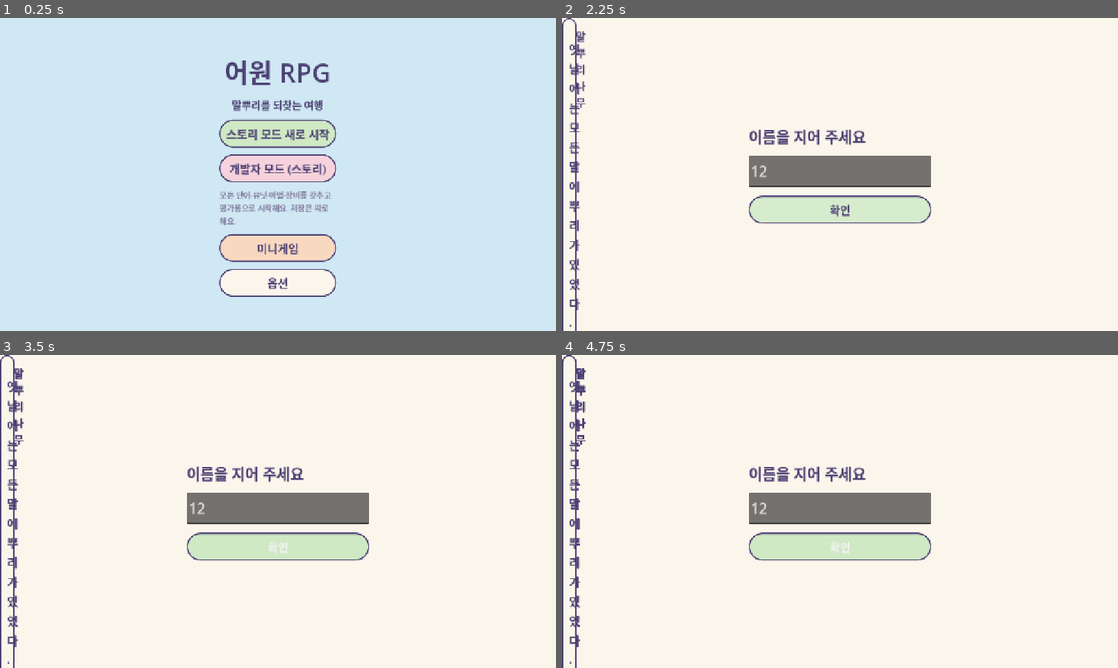
Above: before the commit, frames 1-4 (two rows, left to right).
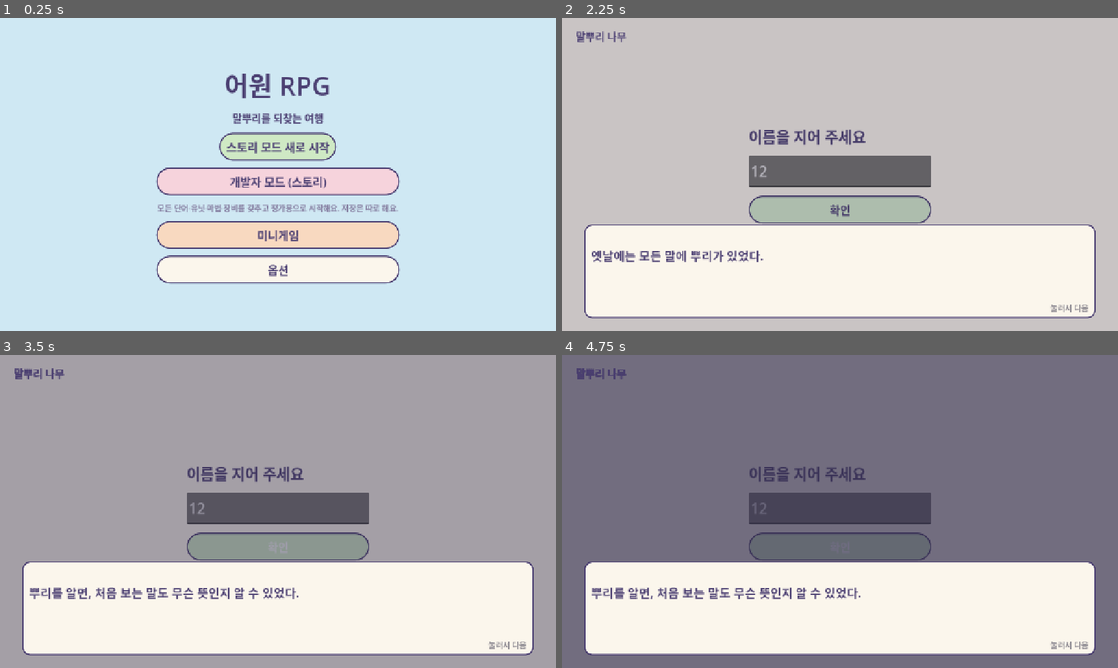
Above: after the commit, the same moments.

Repository: rosymaro/etymology-rpg
Game: Godot game, scene res://src/ui/main.tscn
The game is run twice, just before and just after one commit, with the same random seed, the same clock (stepped at 60 frames per second) and the same inputs.
Inputs (mouse positions are in pixels of both pictures, inside the frame that each line leads up to):
- Up to frame 1 (0.25 s): no input
- Up to frame 2 (2.25 s): click "스토리 모드 새로 시작" at 0.5 s; click (840, 171) at 1.27 s; type "12" at 1.35 s; click "확인" at 2 s
- Up to frame 3 (3.5 s): tap Enter at 2.75 s; move the mouse to (400, 495) at 2.77 s; hold Right (ui_right) from 2.78 s (still down); hold Shift from 2.78 s (still down); click (400, 495) at 2.92 s
- Up to frame 4 (4.75 s): release Right (ui_right) at 3.5 s; release Shift at 3.5 s; tap Space at 3.5 s; drag from (728, 527) to (812, 574) at 3.52 s; tap Enter at 4.25 s; move the mouse to (895, 442) at 4.27 s; hold Right (ui_right) from 4.28 s (still down); tap Ctrl at 4.35 s; click (895, 442) at 4.42 s

The runs differ from the first frame. In frame 1, 16% of the frame differs, in the area x 28-72%, y 13-90%; in frame 2, 70%; in frame 3, 74%; in frame 4, 74%, in the area x 0-100%, y 0-100%.

Commit message:
화면 배치 고치기: 글자 세로 쌓임, 대화·알림창 위치, 옵션 글자색
- UiKit.label은 줄바꿈을 기본으로 끄고, 폭이 정해진 곳에서만 UiKit.wrap으로 켠다
- 화면에 붙은 뒤 앵커를 정할 때 오프셋까지 함께(set_anchors_and_offsets_preset)
- 옵션 켜기/끄기 글자색
- 화면 캡처는 게임 실행 인자 --capture=<폴더>로(tests/visual, APK에는 들어가지 않음)

Co-Authored-By: Claude Opus 5.5 <noreply@anthropic.com>
Claude-Session: https://claude.ai/code/session_01GF3JgC4g3zMtgpDYtqHh4q

Diff:
--- a/src/ui/battle_prep_screen.gd
+++ b/src/ui/battle_prep_screen.gd
@@ -96,7 +96,7 @@
 			_step_magic(), UiKit.ACCENT.lightened(0.45) if _magic == m else UiKit.PAPER, 24)
 		LongPress.attach(b, func() -> void: _show_help(_magic_desc(id)))
 		row.add_child(b)
-	_help = UiKit.label(_magic_desc(_magic), 22, UiKit.INK.lightened(0.2))
+	_help = UiKit.wrap(UiKit.label(_magic_desc(_magic), 22, UiKit.INK.lightened(0.2)))
 	_help.size_flags_vertical = Control.SIZE_EXPAND_FILL
 	_body.add_child(_help)
 	var nav := UiKit.hbox()
@@ -145,7 +145,7 @@
 			LongPress.attach(b, func() -> void: _show_help(_root_desc(root)))
 			row.add_child(b)
 		grid.add_child(row)
-	_help = UiKit.label("", 22, UiKit.INK.lightened(0.2))
+	_help = UiKit.wrap(UiKit.label("", 22, UiKit.INK.lightened(0.2)))
 	_body.add_child(_help)
 	var nav := UiKit.hbox()
 	nav.alignment = BoxContainer.ALIGNMENT_END
--- a/src/ui/dex_screen.gd
+++ b/src/ui/dex_screen.gd
@@ -8,7 +8,7 @@
 func open(_args: Dictionary) -> void:
 	UiKit.fill_bg(self, UiKit.PAPER)
 	var margin := MarginContainer.new()
-	margin.set_anchors_preset(Control.PRESET_FULL_RECT)
+	margin.set_anchors_and_offsets_preset(Control.PRESET_FULL_RECT)
 	for side in ["left", "right", "top", "bottom"]:
 		margin.add_theme_constant_override("margin_" + side, 24)
 	add_child(margin)
@@ -52,7 +52,7 @@
 	var right := UiKit.card()
 	right.size_flags_horizontal = Control.SIZE_EXPAND_FILL
 	root.add_child(right)
-	_detail = UiKit.label(t("ui.dex.pick"), 24)
+	_detail = UiKit.wrap(UiKit.label(t("ui.dex.pick"), 24), 420)
 	_detail.size_flags_vertical = Control.SIZE_EXPAND_FILL
 	right.add_child(UiKit.scroll(_detail))
 
--- a/src/ui/dialogue_overlay.gd
+++ b/src/ui/dialogue_overlay.gd
@@ -23,11 +23,11 @@
 
 
 func _build(scene: Dictionary) -> void:
-	set_anchors_preset(Control.PRESET_FULL_RECT)
+	set_anchors_and_offsets_preset(Control.PRESET_FULL_RECT)
 	mouse_filter = Control.MOUSE_FILTER_STOP
 	var dim := ColorRect.new()
 	dim.color = Color(0.2, 0.18, 0.3, 0.25)
-	dim.set_anchors_preset(Control.PRESET_FULL_RECT)
+	dim.set_anchors_and_offsets_preset(Control.PRESET_FULL_RECT)
 	dim.mouse_filter = Control.MOUSE_FILTER_IGNORE
 	add_child(dim)
 	_title = UiKit.label(TranslationServer.translate(scene.get("title", "")), 24)
@@ -43,7 +43,7 @@
 	box.add_child(v)
 	_name = UiKit.label("", 24, UiKit.ACCENT.darkened(0.2))
 	v.add_child(_name)
-	_text = UiKit.label("", 28)
+	_text = UiKit.wrap(UiKit.label("", 28))
 	_text.size_flags_vertical = Control.SIZE_EXPAND_FILL
 	v.add_child(_text)
 	var hint := UiKit.label(TranslationServer.translate("ui.dialogue.tap"), 18, UiKit.GRAY.darkened(0.3))
--- a/src/ui/evolve_screen.gd
+++ b/src/ui/evolve_screen.gd
@@ -8,7 +8,7 @@
 func open(_args: Dictionary) -> void:
 	UiKit.fill_bg(self, UiKit.APRICOT.lightened(0.5))
 	var margin := MarginContainer.new()
-	margin.set_anchors_preset(Control.PRESET_FULL_RECT)
+	margin.set_anchors_and_offsets_preset(Control.PRESET_FULL_RECT)
 	for side in ["left", "right", "top", "bottom"]:
 		margin.add_theme_constant_override("margin_" + side, 28)
 	add_child(margin)
@@ -32,6 +32,7 @@
 		var info := UiKit.label(t("ui.evolve.row").format({"word": w.id, "mats": " + ".join(w.mats),
 			"unit": UiKit.unit_name(w.unit), "slot": t("name.slot." + w.slot)}), 22)
 		info.size_flags_horizontal = Control.SIZE_EXPAND_FILL
+		info.clip_text = true
 		row.add_child(info)
 		row.add_child(UiKit.button(t("ui.evolve.go"), func() -> void: main.flow.evolve_quiz(id), UiKit.ACCENT.lightened(0.35), 22))
 		var c := UiKit.card()
--- a/src/ui/main.gd
+++ b/src/ui/main.gd
@@ -8,14 +8,27 @@
 
 
 func _ready() -> void:
-	set_anchors_preset(Control.PRESET_FULL_RECT)
+	set_anchors_and_offsets_preset(Control.PRESET_FULL_RECT)
 	_overlay = Control.new()
-	_overlay.set_anchors_preset(Control.PRESET_FULL_RECT)
+	_overlay.set_anchors_and_offsets_preset(Control.PRESET_FULL_RECT)
 	_overlay.mouse_filter = Control.MOUSE_FILTER_IGNORE
 	_overlay.z_index = 10
 	add_child(_overlay)
 	flow = GameFlow.new(self)
 	flow.start()
+	for a in OS.get_cmdline_user_args():
+		if a.begins_with("--capture="):
+			_start_capture(a.trim_prefix("--capture="))
+
+
+## 개발용 화면 캡처(tests/visual). APK에는 tests가 없어 이 인자를 줘도 아무 일도 없다.
+func _start_capture(dir: String) -> void:
+	var path := "res://tests/visual/capture_screens.gd"
+	if not ResourceLoader.exists(path):
+		return
+	var cap: Node = load(path).new()
+	add_child(cap)
+	cap.start(self, dir)
 
 
 func show_screen(screen: Screen, args: Dictionary = {}) -> void:
--- a/src/ui/minigames/copy_view.gd
+++ b/src/ui/minigames/copy_view.gd
@@ -13,7 +13,7 @@
 	v.position = Vector2(40, 10)
 	v.custom_minimum_size = Vector2(1200, 0)
 	body.add_child(v)
-	_hint = UiKit.label("", 28)
+	_hint = UiKit.wrap(UiKit.label("", 28), 1150)
 	v.add_child(_hint)
 	_typed = UiKit.label("", 54)
 	v.add_child(_typed)
--- a/src/ui/minigames/minigame_hub_screen.gd
+++ b/src/ui/minigames/minigame_hub_screen.gd
@@ -6,7 +6,7 @@
 func open(_args: Dictionary) -> void:
 	UiKit.fill_bg(self, UiKit.LEAF.lightened(0.4))
 	var margin := MarginContainer.new()
-	margin.set_anchors_preset(Control.PRESET_FULL_RECT)
+	margin.set_anchors_and_offsets_preset(Control.PRESET_FULL_RECT)
 	for side in ["left", "right", "top", "bottom"]:
 		margin.add_theme_constant_override("margin_" + side, 24)
 	add_child(margin)
@@ -18,7 +18,7 @@
 	head.add_child(title)
 	head.add_child(UiKit.button(t("ui.common.back"), func() -> void: main.flow.go_title(), UiKit.PAPER, 22))
 	v.add_child(head)
-	v.add_child(UiKit.label(t("ui.mini.hub_note"), 20, UiKit.INK.lightened(0.25)))
+	v.add_child(UiKit.wrap(UiKit.label(t("ui.mini.hub_note"), 20, UiKit.INK.lightened(0.25))))
 	var grid := GridContainer.new()
 	grid.columns = 2
 	grid.add_theme_constant_override("h_separation", 12)
--- a/src/ui/minigames/minigame_result_screen.gd
+++ b/src/ui/minigames/minigame_result_screen.gd
@@ -6,7 +6,7 @@
 func open(args: Dictionary) -> void:
 	UiKit.fill_bg(self, UiKit.SKY)
 	var c := CenterContainer.new()
-	c.set_anchors_preset(Control.PRESET_FULL_RECT)
+	c.set_anchors_and_offsets_preset(Control.PRESET_FULL_RECT)
 	add_child(c)
 	var card := UiKit.card()
 	card.custom_minimum_size = Vector2(760, 0)
--- a/src/ui/minigames/minigame_screen.gd
+++ b/src/ui/minigames/minigame_screen.gd
@@ -29,7 +29,7 @@
 	quit.custom_minimum_size = Vector2(110, 48)
 	add_child(quit)
 	UiKit.pin(quit, 1, 0, -16, 10)
-	_sub = UiKit.label(t("ui.mini.rule." + game_id), 20, UiKit.INK.lightened(0.25))
+	_sub = UiKit.wrap(UiKit.label(t("ui.mini.rule." + game_id), 20, UiKit.INK.lightened(0.25)), 1000)
 	_sub.position = Vector2(16, 52)
 	_sub.custom_minimum_size = Vector2(1000, 0)
 	add_child(_sub)
--- a/src/ui/minigames/search_view.gd
+++ b/src/ui/minigames/search_view.gd
@@ -30,12 +30,12 @@
 	var g := game as WordSearchGame
 	for c in _hints.get_children():
 		c.queue_free()
-	_hints.add_child(UiKit.label(t("ui.mini.search.hints"), 22))
+	_hints.add_child(UiKit.wrap(UiKit.label(t("ui.mini.search.hints"), 22), 560))
 	for id in g.hidden_ids():
 		var w := word(g._original(id))
 		var done := id in g.found
-		_hints.add_child(UiKit.label(("✓ %s  %s" % [w.id, w.meaning]) if done else ("· %s (%d)" % [w.meaning, id.length()]), 22,
-			UiKit.GOOD.darkened(0.3) if done else UiKit.INK))
+		_hints.add_child(UiKit.wrap(UiKit.label(("✓ %s  %s" % [w.id, w.meaning]) if done else ("· %s (%d)" % [w.meaning, id.length()]), 22,
+			UiKit.GOOD.darkened(0.3) if done else UiKit.INK), 560))
 	_canvas.queue_redraw()
 
 
--- a/src/ui/minigames/wheel_view.gd
+++ b/src/ui/minigames/wheel_view.gd
@@ -55,6 +55,7 @@
 		b.custom_minimum_size = Vector2(560, 0)
 		var bl := UiKit.label(g.inner_at(p), 20)
 		bl.clip_text = true
+		bl.custom_minimum_size.x = 520
 		b.add_child(bl)
 		row.add_child(b)
 		_rows.add_child(row)
--- a/src/ui/name_screen.gd
+++ b/src/ui/name_screen.gd
@@ -8,7 +8,7 @@
 func open(_args: Dictionary) -> void:
 	UiKit.fill_bg(self, UiKit.PAPER)
 	var c := CenterContainer.new()
-	c.set_anchors_preset(Control.PRESET_FULL_RECT)
+	c.set_anchors_and_offsets_preset(Control.PRESET_FULL_RECT)
 	add_child(c)
 	var v := UiKit.vbox(20)
 	c.add_child(v)
--- a/src/ui/notice_overlay.gd
+++ b/src/ui/notice_overlay.gd
@@ -4,21 +4,21 @@
 
 
 func show_text(text: String, done: Callable) -> void:
-	set_anchors_preset(Control.PRESET_FULL_RECT)
+	set_anchors_and_offsets_preset(Control.PRESET_FULL_RECT)
 	mouse_filter = Control.MOUSE_FILTER_STOP
 	var dim := ColorRect.new()
 	dim.color = Color(0.2, 0.18, 0.3, 0.35)
-	dim.set_anchors_preset(Control.PRESET_FULL_RECT)
+	dim.set_anchors_and_offsets_preset(Control.PRESET_FULL_RECT)
 	add_child(dim)
 	var c := CenterContainer.new()
-	c.set_anchors_preset(Control.PRESET_FULL_RECT)
+	c.set_anchors_and_offsets_preset(Control.PRESET_FULL_RECT)
 	add_child(c)
 	var card := UiKit.card()
 	card.custom_minimum_size = Vector2(640, 0)
 	c.add_child(card)
 	var v := UiKit.vbox(18)
 	card.add_child(v)
-	var l := UiKit.label(text, 28)
+	var l := UiKit.wrap(UiKit.label(text, 28), 600)
 	l.horizontal_alignment = HORIZONTAL_ALIGNMENT_CENTER
 	v.add_child(l)
 	v.add_child(UiKit.button(TranslationServer.translate("ui.common.ok"), func() -> void:
--- a/src/ui/options_screen.gd
+++ b/src/ui/options_screen.gd
@@ -9,7 +9,7 @@
 	_back = args.get("back", Callable())
 	UiKit.fill_bg(self, UiKit.PAPER)
 	var c := CenterContainer.new()
-	c.set_anchors_preset(Control.PRESET_FULL_RECT)
+	c.set_anchors_and_offsets_preset(Control.PRESET_FULL_RECT)
 	add_child(c)
 	var card := UiKit.card()
 	card.custom_minimum_size = Vector2(720, 0)
@@ -35,7 +35,8 @@
 	b.button_pressed = on
 	b.text = t("ui.option.on") if on else t("ui.option.off")
 	b.add_theme_font_size_override("font_size", 26)
-	b.add_theme_color_override("font_color", UiKit.INK)
+	for k in ["font_color", "font_pressed_color", "font_hover_color", "font_hover_pressed_color", "font_focus_color"]:
+		b.add_theme_color_override(k, UiKit.INK)
 	b.toggled.connect(func(x: bool) -> void:
 		set_value.call(x)
 		b.text = t("ui.option.on") if x else t("ui.option.off")
--- a/src/ui/party_screen.gd
+++ b/src/ui/party_screen.gd
@@ -8,7 +8,7 @@
 func open(_args: Dictionary) -> void:
 	UiKit.fill_bg(self, UiKit.LEAF.lightened(0.4))
 	var margin := MarginContainer.new()
-	margin.set_anchors_preset(Control.PRESET_FULL_RECT)
+	margin.set_anchors_and_offsets_preset(Control.PRESET_FULL_RECT)
 	for side in ["left", "right", "top", "bottom"]:
 		margin.add_theme_constant_override("margin_" + side, 24)
 	add_child(margin)
@@ -40,9 +40,9 @@
 		var attr := AttributeResolver.new().resolve(s.eq(u), GameData.repo)
 		var attr_text := t("ui.party.attr_off") if attr["tier"] == 0 else t("ui.party.attr").format(
 			{"attr": t("name.attr.%02d" % attr["attr"]), "count": attr["count"]})
-		col.add_child(UiKit.label(t("ui.party.unit").format({"name": UiKit.unit_name(u), "level": lv,
+		col.add_child(UiKit.wrap(UiKit.label(t("ui.party.unit").format({"name": UiKit.unit_name(u), "level": lv,
 			"exp": s.unit_exp[u - 1], "atk": a.base.atk, "def": a.base.def, "hp": a.base.hp,
-			"coins": a.coins, "attr": attr_text}), 22))
+			"coins": a.coins, "attr": attr_text}), 22), 1100))
 		var slots := UiKit.hbox(8)
 		for sl in Equipment.SLOTS:
 			var slot: String = sl
--- a/src/ui/quiz_screen.gd
+++ b/src/ui/quiz_screen.gd
@@ -24,7 +24,7 @@
 	_qs = QuizBuilder.new(GameData.repo, GameData.rng).build(ids)
 	UiKit.fill_bg(self, UiKit.SKY if _mode == "encounter" else UiKit.PAPER)
 	var margin := MarginContainer.new()
-	margin.set_anchors_preset(Control.PRESET_FULL_RECT)
+	margin.set_anchors_and_offsets_preset(Control.PRESET_FULL_RECT)
 	for side in ["left", "right", "top", "bottom"]:
 		margin.add_theme_constant_override("margin_" + side, 32)
 	add_child(margin)
@@ -40,7 +40,7 @@
 	_word_lbl = UiKit.label("", 54)
 	_word_lbl.horizontal_alignment = HORIZONTAL_ALIGNMENT_CENTER
 	v.add_child(_word_lbl)
-	_info_lbl = UiKit.label("", 22, UiKit.INK.lightened(0.25))
+	_info_lbl = UiKit.wrap(UiKit.label("", 22, UiKit.INK.lightened(0.25)))
 	_info_lbl.horizontal_alignment = HORIZONTAL_ALIGNMENT_CENTER
 	v.add_child(_info_lbl)
 	v.add_child(UiKit.label(t("ui.quiz.pick_meaning"), 24))
--- a/src/ui/result_screen.gd
+++ b/src/ui/result_screen.gd
@@ -6,7 +6,7 @@
 func open(args: Dictionary) -> void:
 	UiKit.fill_bg(self, UiKit.PAPER)
 	var margin := MarginContainer.new()
-	margin.set_anchors_preset(Control.PRESET_FULL_RECT)
+	margin.set_anchors_and_offsets_preset(Control.PRESET_FULL_RECT)
 	for side in ["left", "right", "top", "bottom"]:
 		margin.add_theme_constant_override("margin_" + side, 32)
 	add_child(margin)
--- a/src/ui/screen.gd
+++ b/src/ui/screen.gd
@@ -6,7 +6,7 @@
 
 
 func _init() -> void:
-	set_anchors_preset(Control.PRESET_FULL_RECT)
+	set_anchors_and_offsets_preset(Control.PRESET_FULL_RECT)
 
 
 func open(_args: Dictionary) -> void:
--- a/src/ui/title_screen.gd
+++ b/src/ui/title_screen.gd
@@ -6,7 +6,7 @@
 func open(_args: Dictionary) -> void:
 	UiKit.fill_bg(self, UiKit.SKY)
 	var c := CenterContainer.new()
-	c.set_anchors_preset(Control.PRESET_FULL_RECT)
+	c.set_anchors_and_offsets_preset(Control.PRESET_FULL_RECT)
 	add_child(c)
 	var v := UiKit.vbox(16)
 	c.add_child(v)
@@ -29,6 +29,8 @@
 			main.flow.new_game(), UiKit.LEAF if not has_save else UiKit.APRICOT))
 	v.add_child(story)
 	v.add_child(UiKit.button(t("ui.title.dev"), func() -> void: main.flow.dev_game(), UiKit.PINK))
-	v.add_child(UiKit.label(t("ui.title.dev_note"), 18, UiKit.INK.lightened(0.3)))
+	var note := UiKit.wrap(UiKit.label(t("ui.title.dev_note"), 18, UiKit.INK.lightened(0.3)), 560)
+	note.horizontal_alignment = HORIZONTAL_ALIGNMENT_CENTER
+	v.add_child(note)
 	v.add_child(UiKit.button(t("ui.title.minigames"), func() -> void: main.flow.go_minigames(), UiKit.APRICOT))
 	v.add_child(UiKit.button(t("ui.option.title"), func() -> void: main.flow.go_options(main.flow.go_title), UiKit.PAPER))
--- a/src/ui/ui_kit.gd
+++ b/src/ui/ui_kit.gd
@@ -32,7 +32,15 @@
 	l.text = text
 	l.add_theme_font_size_override("font_size", size)
 	l.add_theme_color_override("font_color", color)
+	return l
+
+
+## 줄바꿈을 켠다. 폭이 정해진 자리(가득 찬 컨테이너, 또는 min_w)에서만 쓴다. 폭 없이 켜면 한 글자씩 세로로 쌓인다.
+static func wrap(l: Label, min_w: float = 0.0) -> Label:
 	l.autowrap_mode = TextServer.AUTOWRAP_WORD_SMART
+	if min_w > 0.0:
+		l.custom_minimum_size.x = min_w
+	l.size_flags_horizontal = Control.SIZE_EXPAND_FILL
 	return l
 
 
@@ -75,7 +83,7 @@
 static func fill_bg(parent: Control, color: Color = SKY) -> ColorRect:
 	var r := ColorRect.new()
 	r.color = color
-	r.set_anchors_preset(Control.PRESET_FULL_RECT)
+	r.set_anchors_and_offsets_preset(Control.PRESET_FULL_RECT)
 	r.mouse_filter = Control.MOUSE_FILTER_IGNORE
 	parent.add_child(r)
 	return r
--- a/tests/visual/capture_screens.gd
+++ b/tests/visual/capture_screens.gd
@@ -1,25 +1,27 @@
-extends SceneTree
-## 화면을 차례로 띄워 PNG로 저장한다(그림이 그려지는 빌드에서만).
-## 사용: godot --path . --resolution 1280x720 -s res://tests/visual/capture_screens.gd -- <출력 폴더>
+extends Node
+## 화면을 차례로 띄워 PNG로 저장한다(그림이 그려지는 빌드에서만). Main이 --capture=<폴더> 인자를 보면 이 노드를 붙인다.
+## 사용: godot --path . --resolution 1280x720 -- --capture=/절대/경로
 
 var out_dir := "user://shots"
 var main: Main
+var root: Window
 
 
-func _initialize() -> void:
-	var args := OS.get_cmdline_user_args()
-	if args.size() > 0:
-		out_dir = args[0]
+func start(m: Main, dir: String) -> void:
+	main = m
+	out_dir = dir
+	root = get_tree().root
 	DirAccess.make_dir_recursive_absolute(out_dir)
 	_run.call_deferred()
 
 
 func _shot(name: String) -> void:
-	for i in 6:
-		await process_frame
+	for i in 4:
+		await get_tree().process_frame
+	await RenderingServer.frame_post_draw
 	var img := root.get_viewport().get_texture().get_image()
 	img.save_png(out_dir.path_join(name + ".png"))
-	print("shot ", name)
+	print("shot ", name, " ", Time.get_ticks_msec())
 
 
 func _run() -> void:
@@ -27,8 +29,6 @@
 	gd.save_prefix = "user://shots_"
 	gd.use_dev_save(false)
 	gd.save_store.erase()
-	main = load("res://src/ui/main.tscn").instantiate()
-	root.add_child(main)
 	await _shot("01_title")
 	main.flow.new_game()
 	await _shot("02_name")
@@ -57,7 +57,7 @@
 	await _shot("08_prep_roots")
 	(main.current() as BattlePrepScreen)._start()
 	for i in 60:
-		await process_frame
+		await get_tree().process_frame
 	await _shot("09_battle")
 	var r: Array = []
 	for i in 3:
@@ -79,6 +79,8 @@
 	await _shot("15_options")
 	main.notice(TranslationServer.translate("ui.boss.gate").format({"need": 77, "have": 40}))
 	await _shot("16_notice")
+	for c in main._overlay.get_children():
+		c.queue_free()
 	main.flow.go_minigames()
 	await _shot("17_minigame_hub")
 	var n := 18
@@ -89,4 +91,4 @@
 	main.flow.go_title()
 	await _shot("30_title_modes")
 	gd.save_store.erase()
-	quit()
+	get_tree().quit()
